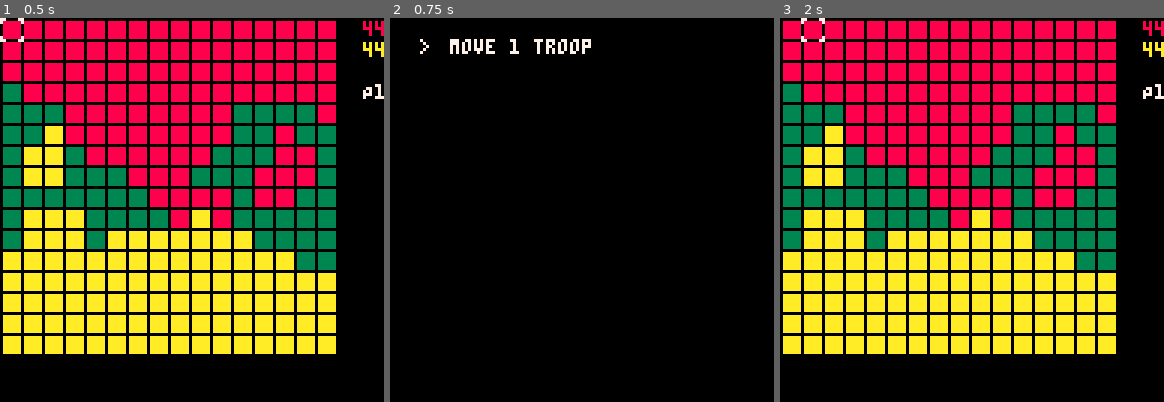
Above: before the commit, frames 1-3 (left to right).
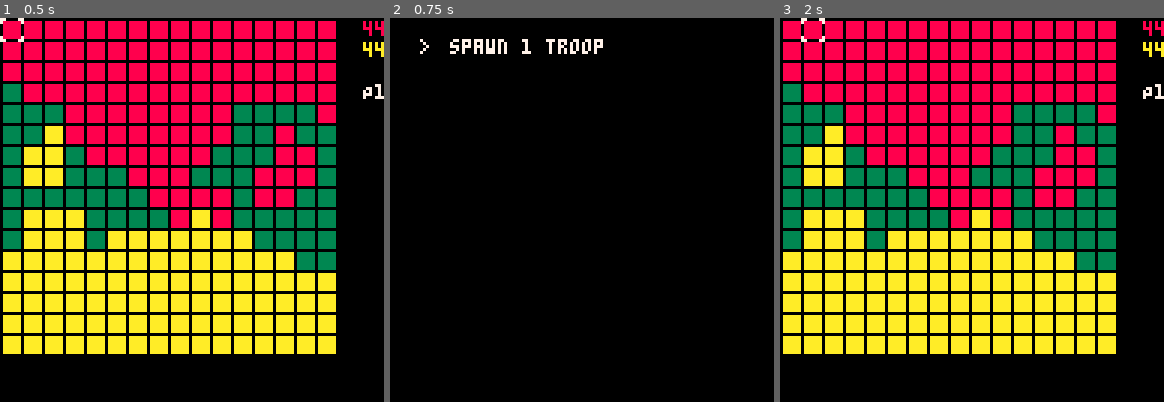
Above: after the commit, the same moments.

Repository: CicadaCinema/Shapebase
Game: PICO-8 cartridge main.p8
Same seed, same stepped clock (60 frames per second), same inputs: the game is played once before the commit and once after it.
Inputs:
- Up to frame 1 (0.5 s): tap X (X key) at 0.33 s
- Up to frame 2 (0.75 s): tap O (Z key) at 0.7 s
- Up to frame 3 (2 s): tap X (X key) at 1.07, 1.85 s; hold Right from 1.6 s (still down); tap O (Z key) at 1.7 s

Frame 1 is identical in both runs. In frame 2, 0.5% of the frame differs, in the area x 15-56%, y 5-10%; in frame 3, nothing differs.

Commit message:
more sensible action storage
also add territory dict to get relative player territory (home, no man's land, enemy)

Diff:
--- a/main.p8
+++ b/main.p8
@@ -10,18 +10,24 @@
 
 	directions = {"North, South", "East", "West"}
 
-	-- actions for each of the foreground sprites, their cost and options
-	actions = {{},{},{},{},{},{},{},{},
-		{
-			{"move 1 troop", 1, directions}
-		}
-	}
+	-- action data, cost and parameters
+	-- actions are located according to the foreground-background sprite combination they can be used in
+	-- actions[n][m] - n = territory (home, no man's land, enemy), m = foreground sprite
+	actions = {{},{},{}}
+	-- double brackets used because this is actually a list of actions for those criteria
+	actions[1][9] = {{"spawn 1 troop", 1}}
 
 		-- player points are stored as one array
 	player_points = {44,44}
 
 	-- (x,y) position of the cursor - ranges from 0 to 15
 	cursor_pos = {0,0}
+
+	-- converts absolute player number and background sprite id into one of {home, no man's land, enemy}
+	territory_dict = {
+		{2,1,3},
+		{2,3,1}
+	}
 
 	-- backdrop stores terrain (background)
 	backdrop = {
@@ -71,10 +77,15 @@
 			current_action[1] = 0
 			-- find current foreground sprite to retrieve list of actions
 			current_foreground_sprite = grid[cursor_pos[2]+1][cursor_pos[1]+1]
+			-- find current territory (home, no man's land, away)
+			-- must add one to the value retrieved from backdrop because need to go from {0,1,2} to {1,2,3}
+			current_territory = territory_dict[current_player][backdrop[cursor_pos[2]+1][cursor_pos[1]+1]+1]
+
+			available_actions = actions[current_territory][current_foreground_sprite]
 
 			-- fill list of possible actions
-			for i=1,#actions[current_foreground_sprite] do
-				current_action[2][i] = actions[current_foreground_sprite][i][1]
+			for i=1,#available_actions do
+				current_action[2][i] = available_actions[i][1]
 			end
 		-- if user is interacting with map screen
 		else
